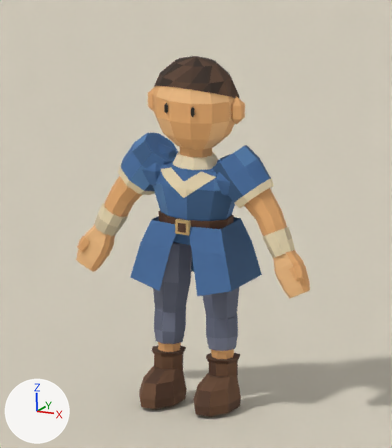
The Blender file docs/art/characters/blender-v4/cropped/starter-adventurer-v4-cropped.blend: old version first, new version second.
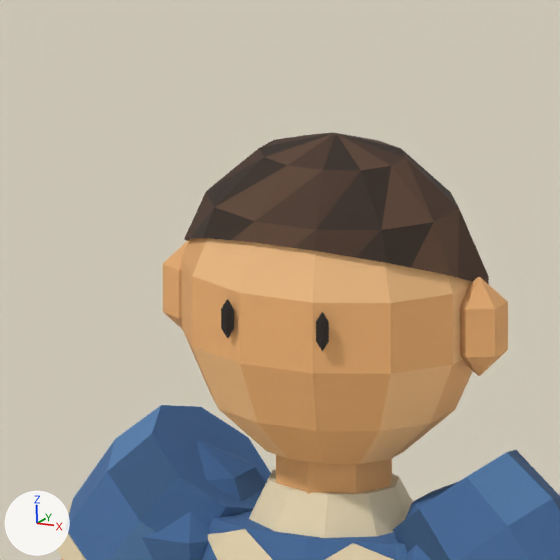
The first picture shows the older version from the file's camera 'ReviewCamera'. The close-ups show the older and then the newer version on the part from 26% to 66% of the width and 4% to 39% of the height of that picture. Only the edits that show in the close-ups are written down. The lights are fixed; the arrows at lower left show +X, +Y and +Z.

Names of what the first close-up shows: 'StarterAdventurer', 'StudioGround'.
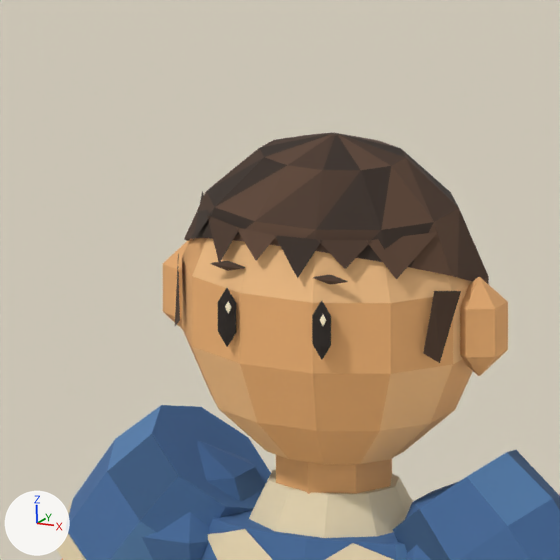
The edits, one by one:
me_starteradventurermesh is used by ob_starteradventurer; location (0.0, 0.0, 0.0).
me_starteradventurermesh had 1362 vertices, 1252 faces and spanned x -0.77..0.77, y -0.28..0.23, z 0.01..2.13.
me_starteradventurermesh now has 1477 vertices, 1395 faces and spans x -1.2..0.77, y -0.28..0.23, z 0.01..2.13.
me_starteradventurermesh part 1: the loose piece of 24 vertices spanning x -0.1..-0.08, y -0.22..-0.21, z 1.82..1.89 is scaled about its middle by (1.5, 1.17, 1.5).
me_starteradventurermesh part 2: the loose piece of 24 vertices spanning x 0.08..0.1, y -0.22..-0.21, z 1.82..1.89 is scaled about its middle by (1.5, 1.17, 1.5).
Part 3, on me_starteradventurermesh:
5 faces are deleted.
115 vertices are added at x -1.2..0.26, y -0.23..0.07, z 0.84..2.0.
148 new faces join them.

Where the change shows, as pixel boxes [x1, y1, x2, y2] in the close-ups (560 x 560 px; the box of a moved part takes in the faces that stretch with it):
part 1 of me_starteradventurermesh, moved or reshaped: before [221, 299, 234, 338]; after [218, 288, 236, 347]
part 2 of me_starteradventurermesh, moved or reshaped: before [316, 312, 329, 351]; after [312, 301, 331, 360]
part 3 of me_starteradventurermesh, built on: after [175, 133, 461, 363]
